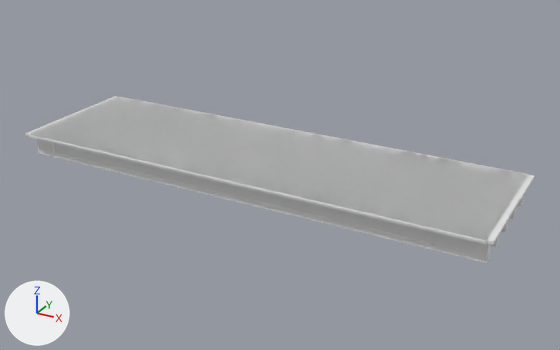
Renders of the OBJ model IFC/PSC/Mumbai/Sup_Str/M_45_3L_OF_P/model.obj from each side of a commit.
Camera for both pictures: a 50 mm lens placed at (55.8, -51.9, 26.9), pointed at (24.1, 5.7, -1.9). Every picture has the same lights, and +X, +Y and +Z are marked at lower left. The first picture is the older version. Where no turn or scale is listed for an object, it has been applied to the vertices. Vertices at exactly the same position are counted once.

In view in the first picture: 'model'.
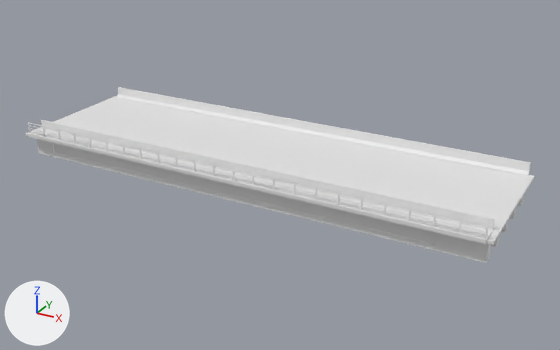
Patch to the scene script:
```diff
--- a/IFC/PSC/Mumbai/Sup_Str/M_45_3L_OF_P/model.obj.py
+++ b/IFC/PSC/Mumbai/Sup_Str/M_45_3L_OF_P/model.obj.py
@@ me_model @@
 # used by ob_model
-me_model.from_pydata(...)  # 10482 vertices, 31842 faces; spans x -0.5..45.5, y -1.4..12.4, z -2.3..0.0
+me_model.from_pydata(...)  # 10744 vertices, 32236 faces; spans x -0.5..45.5, y -1.4..12.4, z -2.3..1.2
+# me_model part 1: a new loose piece, a box spanning x 0.0..45.0, y -1.227..-1.147, z 1.12..1.2
+# me_model part 2: a new loose piece, a box spanning x 0.0..45.0, y -1.212..-1.163, z 0.275..0.325
+# me_model part 3: a new loose piece, a box spanning x 0.0..45.0, y -1.212..-1.163, z 0.575..0.625
+# me_model part 4: a new loose piece, a box spanning x 0.0..45.0, y -1.212..-1.162, z 0.875..0.925
+# me_model part 5
+# 19 vertices are added at x 0.0, y -1.4..12.4, z 0.0..1.1
+# 19 new vertices lie (45.0, 0.0, 0.0) away from vertices in x 0.0, y -1.4..12.4, z 0.0..1.1
+# 58 new faces join them
+# other edits to the shape of me_model do not show in these pictures
```

Where the change shows, as pixel boxes (x1, y1, x2, y2) in the pictures (560 x 350 px):
'model', reshaped
    before: (25, 96, 534, 263)
    after: (25, 87, 534, 263)
part 1 of me_model, added
    after: (29, 123, 487, 226)
part 2 of me_model, added
    after: (30, 131, 486, 236)
part 3 of me_model, added
    after: (29, 128, 486, 233)
part 4 of me_model, added
    after: (29, 125, 487, 229)
part 5 of me_model, added
    after: (28, 87, 531, 241)
